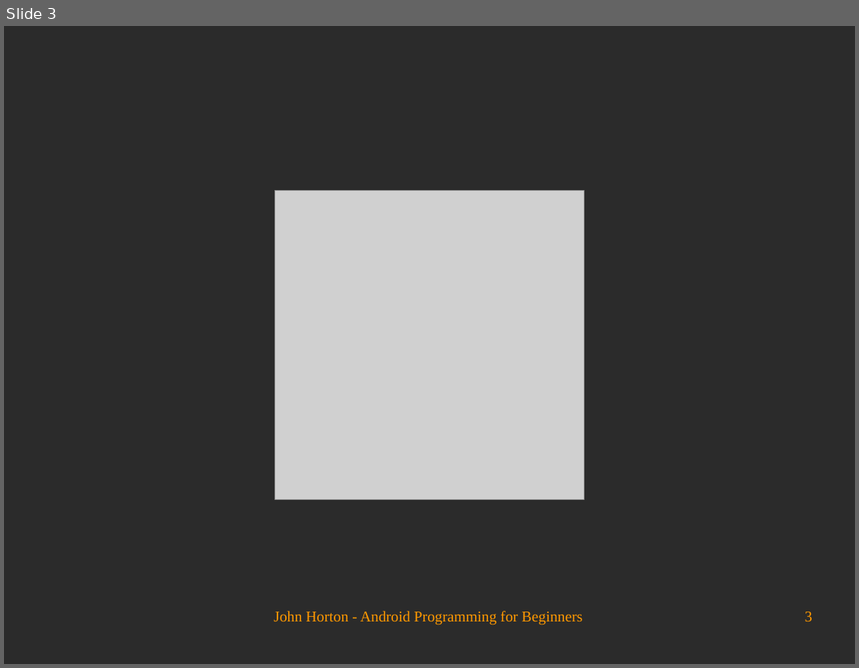
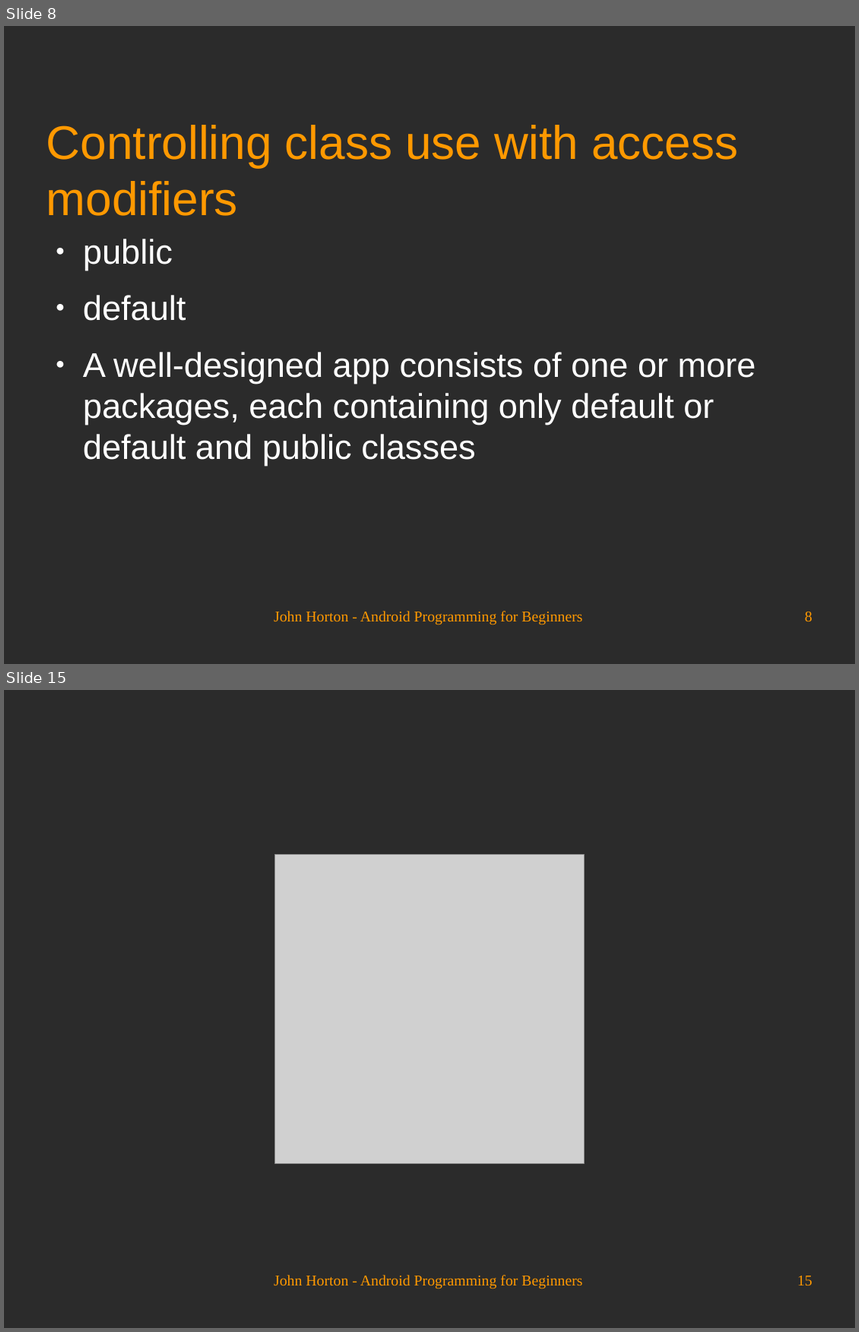
Before and after one commit to Academy-Soft-Intellect/Android-Programming-for-Beginners, a slide deck: 09_Object_Oriented_Programming.odp. Shown one above the other, each under a label of ours: slide 3 before the commit, slides 8 and 15 after it; the slides between them are not shown. The pictures are 859x668 and 859x1332 pixels, drawn with LibreOffice and Linux fonts; fonts in the diff are those of the drawing; grey boxes stand for pictures; background and template pictures are left out; a plain dark background stands for a picture behind light text. Boxes give left, top, right and bottom in pixels: in the first picture for what was removed or moved away, otherwise in the second. Text is boxed around its words. In the diff, an @@ line names an element or a change of style, - is before the commit and + after.

```diff
--- a/09_Object_Oriented_Programming.odp
+++ b/09_Object_Oriented_Programming.odp
@@ slide 8 added at (x1=4, y1=26, x2=855, y2=664), background picture (left out) @@
@@ title added at (x1=47, y1=125, x2=738, y2=216), 44 pt, text #FF9900 @@
+Controlling class use with access modifiers
@@ text added at (x1=83, y1=239, x2=756, y2=466), 32 pt, text #FFFFFF @@
+● public
+● default
+● A well-designed app consists of one or more packages, each containing only default or default and public classes
@@ text added at (x1=274, y1=611, x2=582, y2=626), 14 pt, text #FF9900 @@
+John Horton - Android Programming for Beginners
@@ page number added at (x1=805, y1=612, x2=813, y2=622), 14 pt, text #FF9900 @@
+8
@@ what was slide 3 is now slide 15 @@
@@ page number at (x1=797, y1=1276, x2=813, y2=1286): text changed @@
-3
+15
```
Also in this commit, not shown: 2 slides changed, 11 other slides added.
